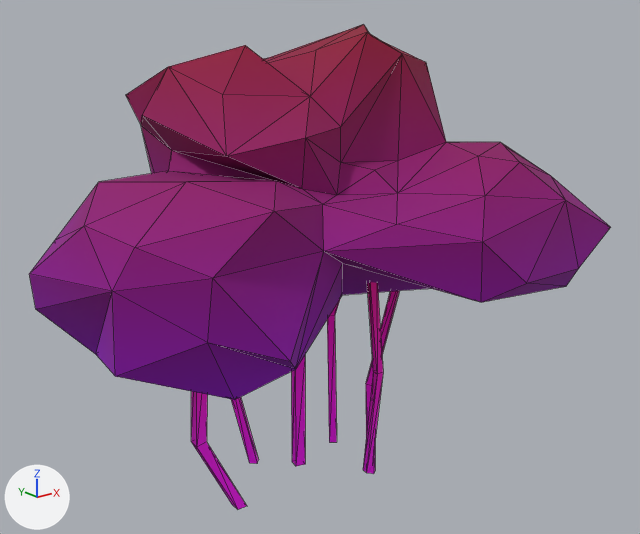
The glTF model assets/synty/synty-plant-bush-02.gltf: old version first, new version second.
One viewpoint serves both versions: a 50 mm lens placed at (-2.18, -3.08, 1.86), pointed at (0.08, -0.25, 0.73). Arrows for +X, +Y and +Z are at lower left; the lights stay in place. The first picture is the older version. Mesh edges are drawn as thin lines. Vertices at exactly the same position are counted once.

Objects in the first picture: 'SM_Plant_Bush_02'.
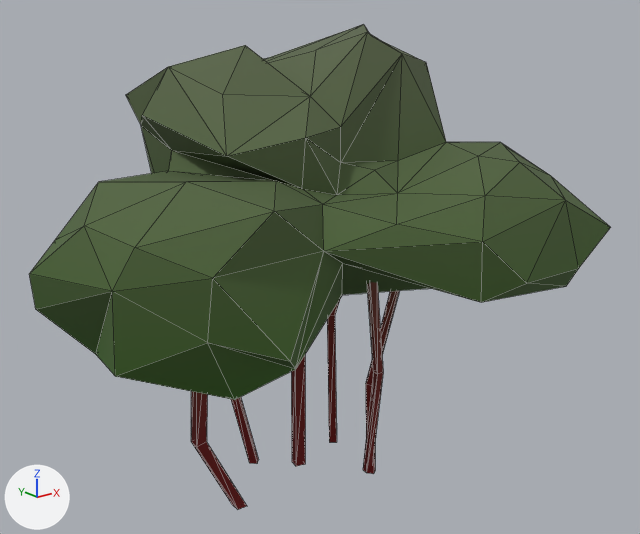
What differs and where, as boxes [x1, y1, x2, y2] in the pictures (640 x 534 px):
'SM_Plant_Bush_02', surface changed, recoloured (purple to green): [29, 24, 611, 510] in both
part 1 of me_sm_plant_bush_02, recoloured: [29, 127, 611, 400] in both
part 2 of me_sm_plant_bush_02, recoloured: [191, 282, 399, 510] in both
part 3 of me_sm_plant_bush_02, recoloured (purple to pale green): [55, 54, 565, 278] in both
part 4 of me_sm_plant_bush_02, recoloured: [126, 24, 446, 161] in both

The change, as a diff of the scene's bpy script:
```diff
--- a/assets/synty/synty-plant-bush-02.gltf.py
+++ b/assets/synty/synty-plant-bush-02.gltf.py
@@ img_image_0 @@
+img_image_0 = load_image('Image_0', '_unpacked/Image_0', 512, 512, 'sRGB')
@@ mat_lambert2 @@
 n0 = _N.new('ShaderNodeBsdfPrincipled'); n0.name = 'Principled BSDF'
 n1 = _N.new('ShaderNodeOutputMaterial'); n1.name = 'Material Output'
+n3 = _N.new('ShaderNodeMix'); n3.name = 'Mix'
+n3.data_type = 'RGBA'
+n3.blend_type = 'MULTIPLY'
+n3.inputs[0].default_value = 1.0  # 'Factor'
 n2 = _N.new('ShaderNodeVertexColor'); n2.name = 'Color Attribute'
+n4 = _N.new('ShaderNodeTexImage'); n4.name = 'Image Texture'
+n4.image = img_image_0
 _L.new(n0.outputs[0], n1.inputs[0])  # 'BSDF' to 'Surface'
-_L.new(n2.outputs[0], n0.inputs[0])  # 'Color' to 'Base Color'
+_L.new(n3.outputs[2], n0.inputs[0])  # 'Result' to 'Base Color'
+_L.new(n2.outputs[0], n3.inputs[7])  # 'Color' to 'B'
+_L.new(n4.outputs[0], n3.inputs[6])  # 'Color' to 'A'
@@ me_sm_plant_bush_02 @@
 me_sm_plant_bush_02.from_pydata(...)  # 167 vertices, 282 faces; spans x -1.05..1.04, y -1.09..0.7, z -0.3..1.7
 # used by ob_sm_plant_bush_02; location = (0.0, 0.0, 0.0)
+# me_sm_plant_bush_02 part 1: 86 faces centred in x -1.02..1.01, y -1.05..0.66, z 0.42..1.02 are repainted in the vertex colours; the middle colour goes from pink #8e00a2 to green #c7ffa3
+# me_sm_plant_bush_02 part 2: 96 faces centred in x -0.53..0.41, y -0.56..0.17, z -0.19..0.62 are repainted in the vertex colours; the middle colour goes from pink #ff00d8 to red #ff5252
+# me_sm_plant_bush_02 part 3: 65 faces centred in x -0.85..0.98, y -0.99..0.64, z 1.02..1.36 are repainted in the vertex colours; the middle colour goes from purple #8e006b to pale green #e8ffda
+# me_sm_plant_bush_02 part 4: 35 faces centred in x -0.43..0.82, y -0.4..0.57, z 1.36..1.68 are repainted in the vertex colours; the middle colour goes from red #8e003e to white #f7fff3
 me_sm_plant_bush_02.materials.append(mat_lambert2)
```
